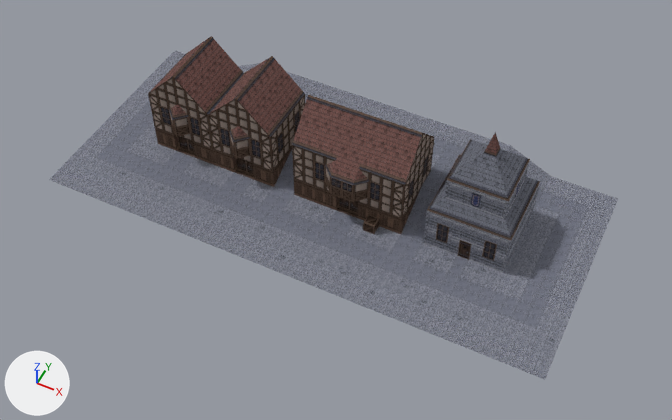
The Blender file files/blend/village-1.blend as it was, and as the next commit left it.
Rendered twice from a 50 mm camera at (12.0, -43.6, 58.9) aimed at (-10.8, 2.0, 1.8). Arrows for +X, +Y and +Z are at lower left; the lights stay in place. The picture after the commit comes second.

The scene before the commit, as lines of its bpy script (objects in view):
```python
ob_entitytrimesh_business = bpy.data.objects.new('EntityTrimesh.Business', me_mesh_002)
ob_entitytrimesh_business.location = (0.0, 7.0, 0.0)
ob_entitytrimesh_home = bpy.data.objects.new('EntityTrimesh.Home', me_mesh_001)
ob_entitytrimesh_home.location = (-10.0, 6.5, 0.0)
ob_entitytrimesh_homelarge = bpy.data.objects.new('EntityTrimesh.HomeLarge', me_mesh_005)
ob_entitytrimesh_homelarge.location = (-23.5, 6.5, 0.0)
ob_entitytrimesh_world = bpy.data.objects.new('EntityTrimesh.World', me_mesh)
ob_entitytrimesh_world.location = (0.0, 0.0, 0.0)
```
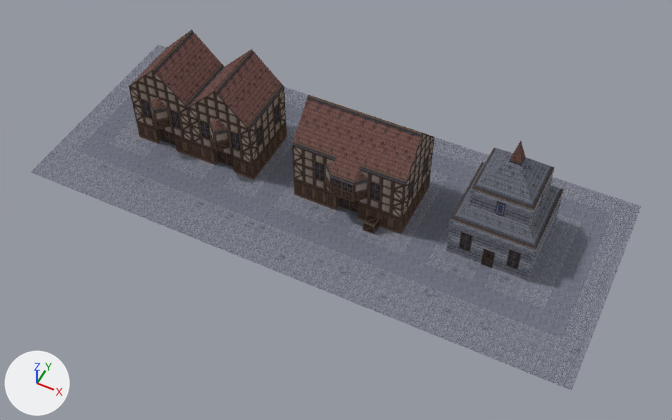
Commit message: Update village design

Where the change shows, as pixel boxes [x1, y1, x2, y2] in the pictures (672 x 420 px; the box of a moved part takes in the faces that stretch with it):
'EntityTrimesh.World', reshaped (7% wider)
    before: [49, 50, 618, 380]
    after: [31, 45, 641, 390]
'EntityTrimesh.HomeLarge', reshaped, moved
    before: [148, 36, 305, 187]
    after: [129, 30, 287, 179]
'EntityTrimesh.Business', moved
    before: [423, 132, 540, 273]
    after: [446, 141, 564, 282]
part 1 of me_mesh, moved or reshaped
    before: [433, 183, 442, 192]
    after: [427, 207, 442, 218]
part 2 of me_mesh, moved or reshaped
    before: [437, 175, 447, 184]
    after: [442, 203, 457, 214]
part 3 of me_mesh, moved or reshaped
    before: [442, 167, 451, 176]
    after: [446, 195, 461, 206]
part 4 of me_mesh, moved or reshaped
    before: [422, 179, 437, 190]
    after: [431, 199, 446, 210]
part 5 of me_mesh, moved or reshaped
    before: [426, 171, 441, 182]
    after: [435, 191, 450, 202]
part 6 of me_mesh, moved or reshaped
    before: [447, 160, 455, 169]
    after: [445, 176, 459, 187]
part 7 of me_mesh, moved or reshaped
    before: [431, 164, 446, 175]
    after: [440, 183, 455, 195]
part 8 of me_mesh, moved or reshaped (not visible before)
    after: [455, 180, 470, 191]
part 9 of me_mesh, moved or reshaped (not visible before)
    after: [451, 187, 465, 199]
part 10 of me_mesh, deleted
    before: [238, 63, 551, 282]
part 11 of me_mesh, reshaped
    before: [274, 169, 559, 242]
    after: [158, 87, 641, 390]
part 12 of me_mesh, added
    after: [31, 45, 167, 180]
part 13 of me_mesh, surface changed
    before: [111, 82, 600, 339]
    after: [111, 107, 600, 339]
part 14 of me_mesh_001, deleted
    before: [337, 207, 349, 214]
part 15 of me_mesh_001, deleted
    before: [347, 210, 358, 218]
part 16 of me_mesh_005, deleted
    before: [235, 169, 247, 176]
part 17 of me_mesh_005, deleted
    before: [177, 148, 188, 154]

The change in detail:
me_mesh is used by ob_entitytrimesh_world; location (0.0, 0.0, 0.0).
me_mesh had 2876 vertices, 719 faces and spanned x -35.5..9.5, y -4.5..15.5, z 0.0..2.0.
me_mesh now has 3724 vertices, 931 faces and spans x -37.5..11.5, y -4.5..15.5, z 0.0.
me_mesh part 1: the loose piece of 4 vertices spanning x -4.5..-3.5, y 7.5..8.5, z 2.0 is moved by (0.0, -1.0, -2.0).
me_mesh part 2: the loose piece of 4 vertices spanning x -4.5..-3.5, y 8.5..9.5, z 2.0 is moved by (1.0, -1.0, -2.0).
me_mesh part 3: the loose piece of 4 vertices spanning x -4.5..-3.5, y 9.5..10.5, z 2.0 is moved by (1.0, -1.0, -2.0).
me_mesh part 4: the loose piece of 4 vertices spanning x -5.5..-4.5, y 7.5..8.5, z 2.0 is moved by (1.0, 0.0, -2.0).
me_mesh part 5: the loose piece of 4 vertices spanning x -5.5..-4.5, y 8.5..9.5, z 2.0 is moved by (1.0, 0.0, -2.0).
me_mesh part 6: the loose piece of 4 vertices spanning x -4.5..-3.5, y 10.5..11.5, z 2.0 is moved by (0.0, 0.0, -2.0).
me_mesh part 7: the loose piece of 4 vertices spanning x -5.5..-4.5, y 9.5..10.5, z 2.0 is moved by (1.0, 0.0, -2.0).
me_mesh part 8: the loose piece of 4 vertices spanning x -3.5..-2.5, y 10.5..11.5, z 2.0 is moved by (0.0, 0.0, -2.0).
me_mesh part 9: the loose piece of 4 vertices spanning x -3.5..-2.5, y 11.5..12.5, z 2.0 is moved by (0.0, -2.0, -2.0).
me_mesh part 10: 182 loose pieces with 728 vertices, spanning x -28.5..5.5, y 3.5..15.5, z 0.0..2.0, are deleted.
me_mesh part 11: 18 vertices moved from x -28.5..2.5, y 4.5..15.5, z 0.5 to x -28.5..2.5, y 4.5..15.5, z 0.0; 20 vertices removed from x -28.5..5.5, y 4.5..15.5, z 0.0..0.5; 1436 vertices added at x -29.5..11.5, y -4.5..15.5, z 0.0.
me_mesh part 12: 160 vertices added at x -37.5..-35.5, y -4.5..15.5, z 0.0.
me_mesh part 13: 18 kept faces spanning x -34.5..9.5, y -1.5..13.5, z 0.0 get new texture (UV) coordinates.
Other edits to the shape of me_mesh do not show in these pictures.
me_mesh_001 is used by ob_entitytrimesh_home; location (-10.0, 6.5, 0.0).
me_mesh_001 had 1152 vertices, 296 faces and spanned x -5.5..4.5, y -4.0..4.0, z 0.0..9.0.
me_mesh_001 now has 1144 vertices, 294 faces and spans x -5.5..4.5, y -4.0..4.0, z 0.0..9.0.
me_mesh_001 part 14: the loose piece of 4 vertices spanning x -1.5..-0.5, y -3.0..-2.5, z 0.0 is deleted.
me_mesh_001 part 15: the loose piece of 4 vertices spanning x -0.5..0.5, y -3.0..-2.5, z 0.0 is deleted.
me_mesh_005 is used by ob_entitytrimesh_homelarge; location (-23.5, 6.5, 0.0).
me_mesh_005 had 1424 vertices, 368 faces and spanned x -6.0..6.0, y -4.0..4.0, z 0.0..9.0.
me_mesh_005 now has 1408 vertices, 364 faces and spans x -6.0..6.0, y -4.0..4.0, z 0.0..9.0.
me_mesh_005 part 16: the loose piece of 4 vertices spanning x 2.0..3.0, y -3.0..-2.5, z 0.0 is deleted.
me_mesh_005 part 17: the loose piece of 4 vertices spanning x -4.0..-3.0, y -3.0..-2.5, z 0.0 is deleted.
Other edits to the shape of me_mesh_005 do not show in these pictures.
Object 'EntityTrimesh.Business' (ob_entitytrimesh_business) moves from (0.0, 7.0, 0.0) to (2.0, 7.0, 0.0).
Object 'EntityTrimesh.HomeLarge' (ob_entitytrimesh_homelarge) moves from (-23.5, 6.5, 0.0) to (-25.5, 6.5, 0.0).
